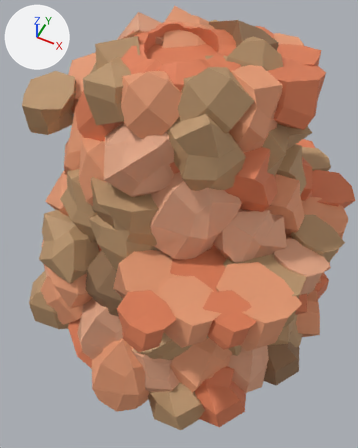
One commit to the FBX model Vakuo/Assets/Art/3D_Models/mountain.fbx: the scene before it, then after it.
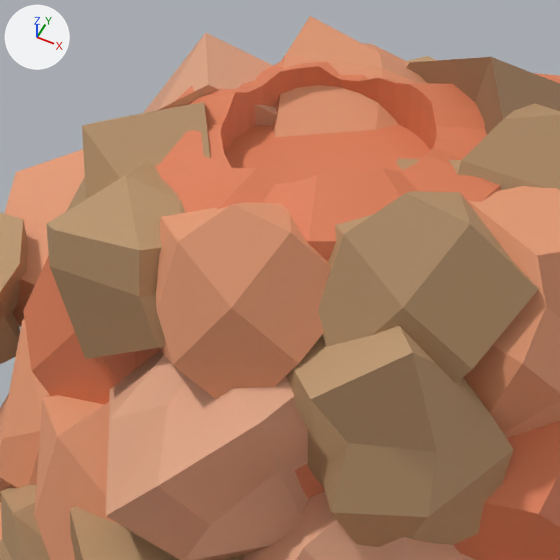
There are two pictures of each version: one whole from a 50 mm camera at (69.7, -123.3, 195.3) aimed at (12.6, -9.1, 52.4), one close up on the part from 19% to 73% of the width and 0% to 44% of the height. The axes (+X, +Y, +Z) are drawn at upper left. The lights are the same throughout. Where no turn or scale is listed for an object, it has been applied to the vertices. Vertices at the same position are counted once.
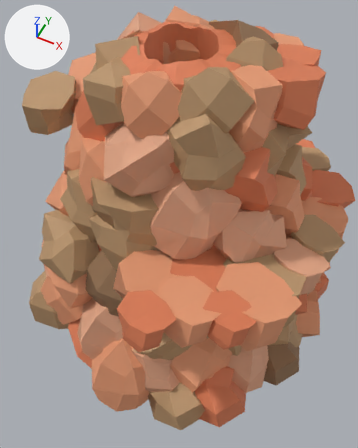
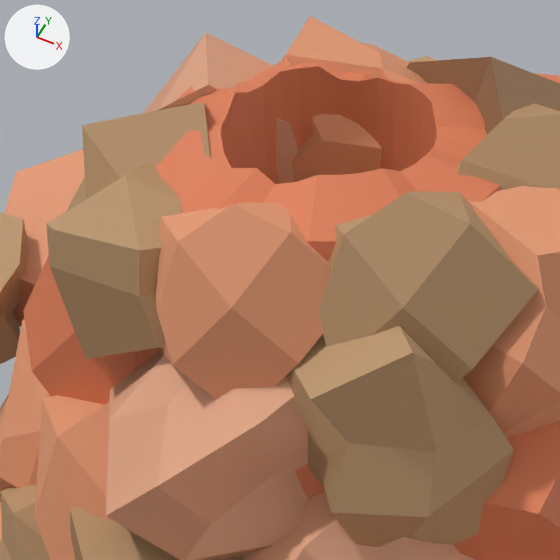
Changed parts and their boxes (x1, y1, x2, y2) in the close-ups (560 x 560 px; the box of a moved part takes in the faces that stretch with it):
part 1 of me_plane, moved or reshaped
    both: (180, 33, 461, 213)

The change in detail:
me_plane has 3558 vertices, 3258 faces and spans x -107.0..44.0, y -67.0..78.0, z -124.0..3.0.
me_plane is used by ob_plane; location (31.5, -4.3, 126.3).
me_plane part 1: 42 of 3558 vertices moved; they spanned x -31.0..-9.0, y -11.0..10.0, z -16.0..-6.0 and now span x -31.0..-9.0, y -11.0..12.0, z -21.0..-6.0; mean shift (0.0, 0.0, -11.0); largest move (-31.0, 2.0, -6.0) -> (-31.0, 2.0, -21.0).
